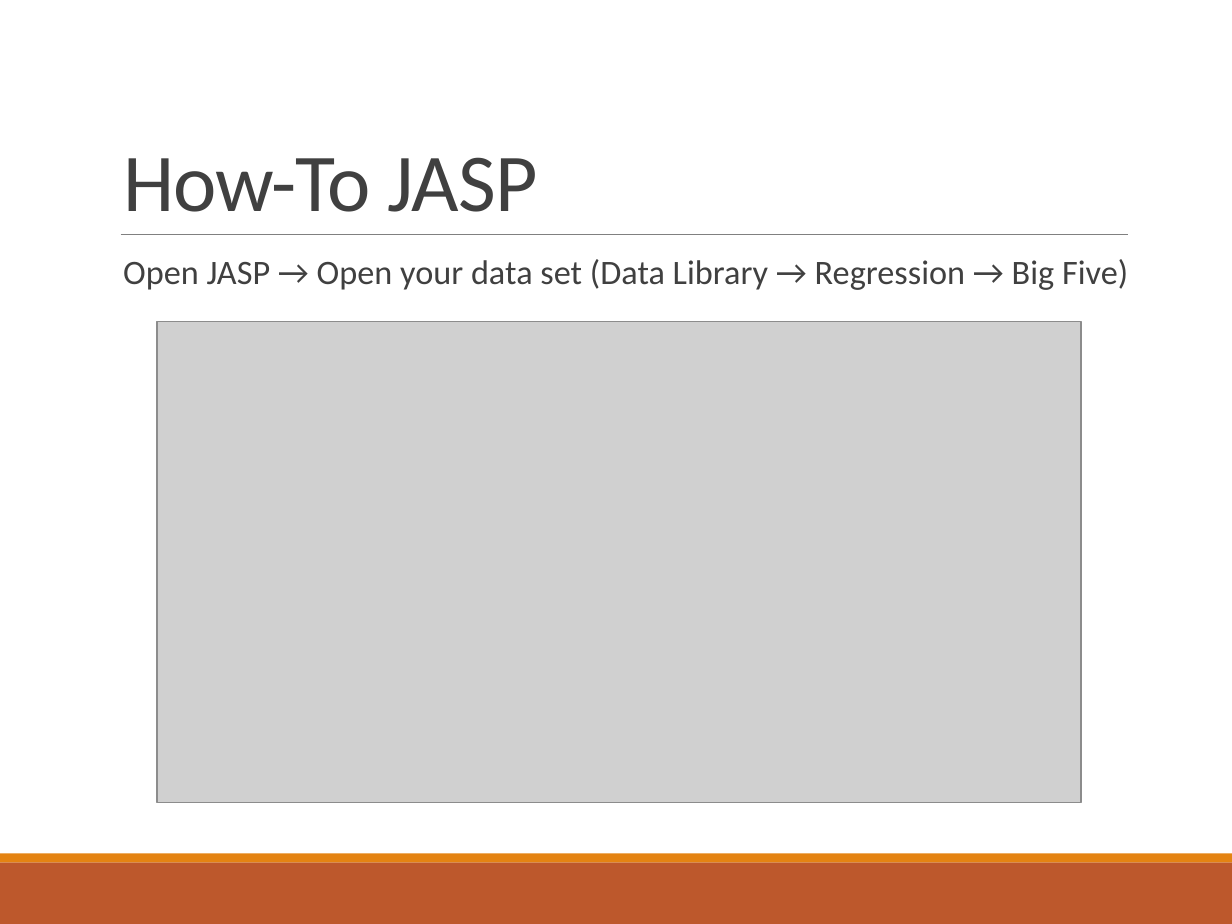
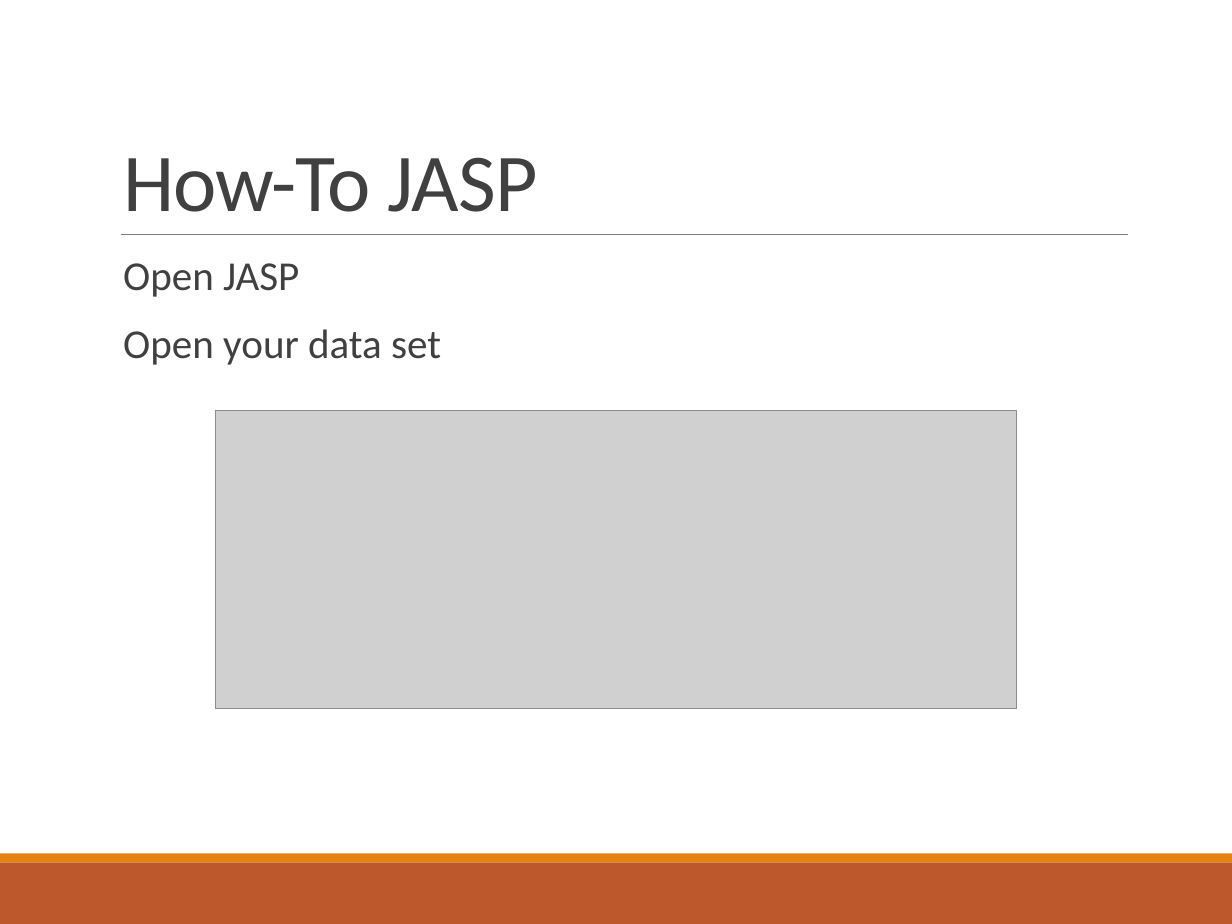
Before and after one commit to doomlab/PSY-200, a slide deck: slide 9 of Fall2018 Lecture Notes/Chapter 2 Lecture.pptx. Drawn at 1232x924 pixels with LibreOffice and Linux fonts; fonts in the diff are those of the drawing; grey boxes stand for pictures. Boxes give left, top, right and bottom in pixels: in the first picture for what was removed or moved away, otherwise in the second. Text is boxed around its words. In the diff, an @@ line names an element or a change of style, - is before the commit and + after.

```diff
--- a/Fall2018 Lecture Notes/Chapter 2 Lecture.pptx
+++ b/Fall2018 Lecture Notes/Chapter 2 Lecture.pptx
@@ text at (123,263,441,365): text changed; size 20 to 24 pt @@
-  Open JASP → Open your data set (Data Library → Regression → Big Five)
+  Open JASP
+  Open your data set
@@ picture: place and size @@
-picture at (156,322,1080,803)
+picture at (216,410,1016,708)
```
Also in this commit, not shown: 18 other slides changed, 6 other files.
